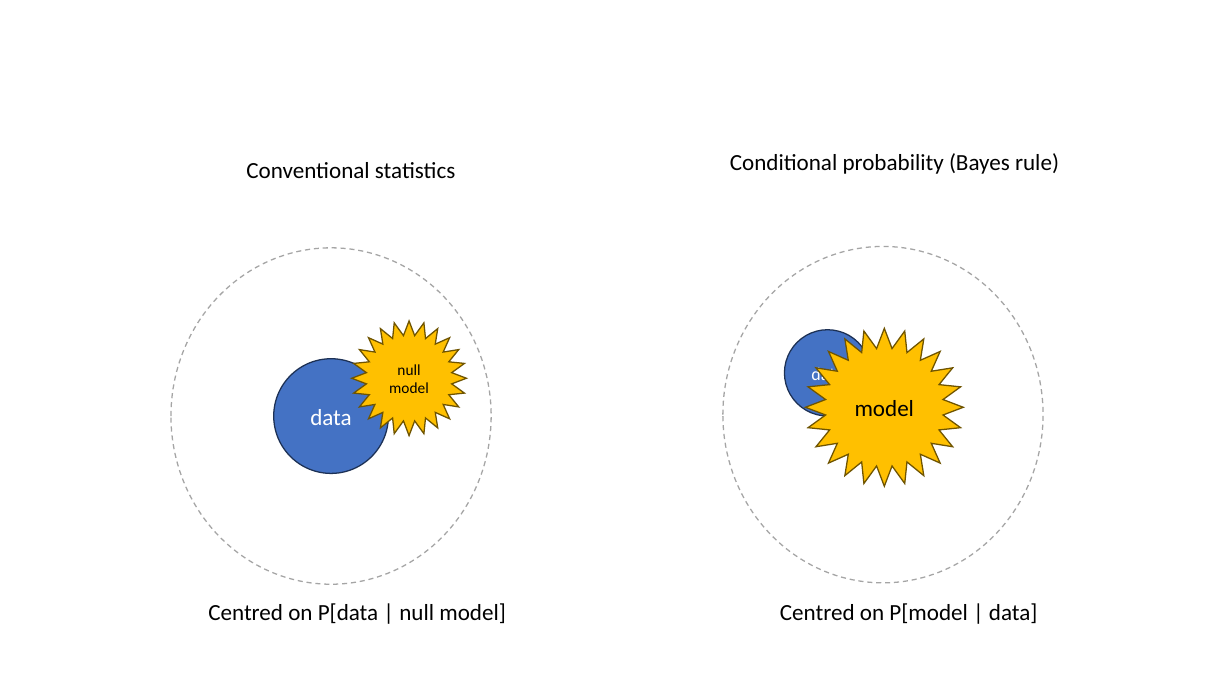
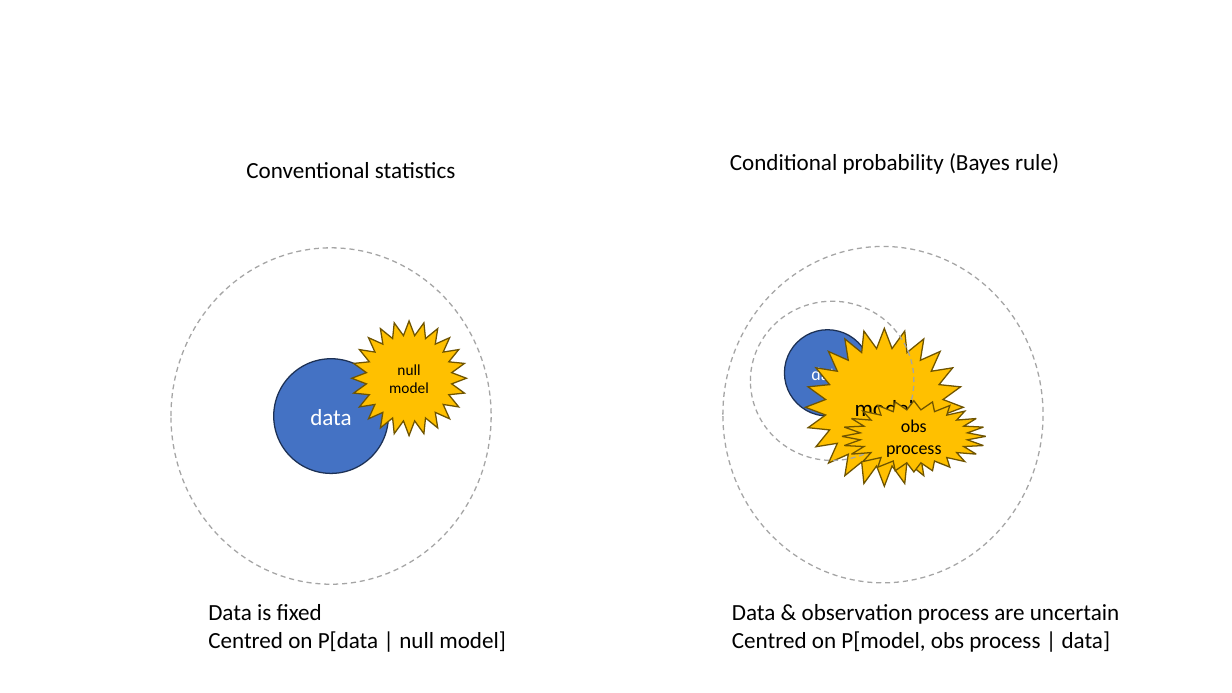
Before and after one commit to peterlevy/reproducibility_esa, a slide deck: slide 1 of images/copernican_revolution.pptx. Drawn at 1232x693 pixels with LibreOffice and Linux fonts; fonts in the diff are those of the drawing. Boxes give left, top, right and bottom in pixels: in the first picture for what was removed or moved away, otherwise in the second. Text is boxed around its words. In the diff, an @@ line names an element or a change of style, - is before the commit and + after.

```diff
--- a/images/copernican_revolution.pptx
+++ b/images/copernican_revolution.pptx
@@ ellipse added at bbox=[750, 301, 914, 460], outline #A5A5A5 1 pt dashed @@
@@ star added at bbox=[842, 401, 986, 472], fill #FFC000, outline #705400 1 pt, 14 pt, text #000000 @@
+obs
+process
@@ text at bbox=[208, 604, 322, 620]: paragraph added @@
+Data is fixed
@@ text at bbox=[732, 604, 1119, 652]: text changed @@
-Centred on P[model | data]
+Data & observation process are uncertain
+Centred on P[model, obs process | data]
```
Also in this commit, not shown: 1 slide added, 8 other files.
